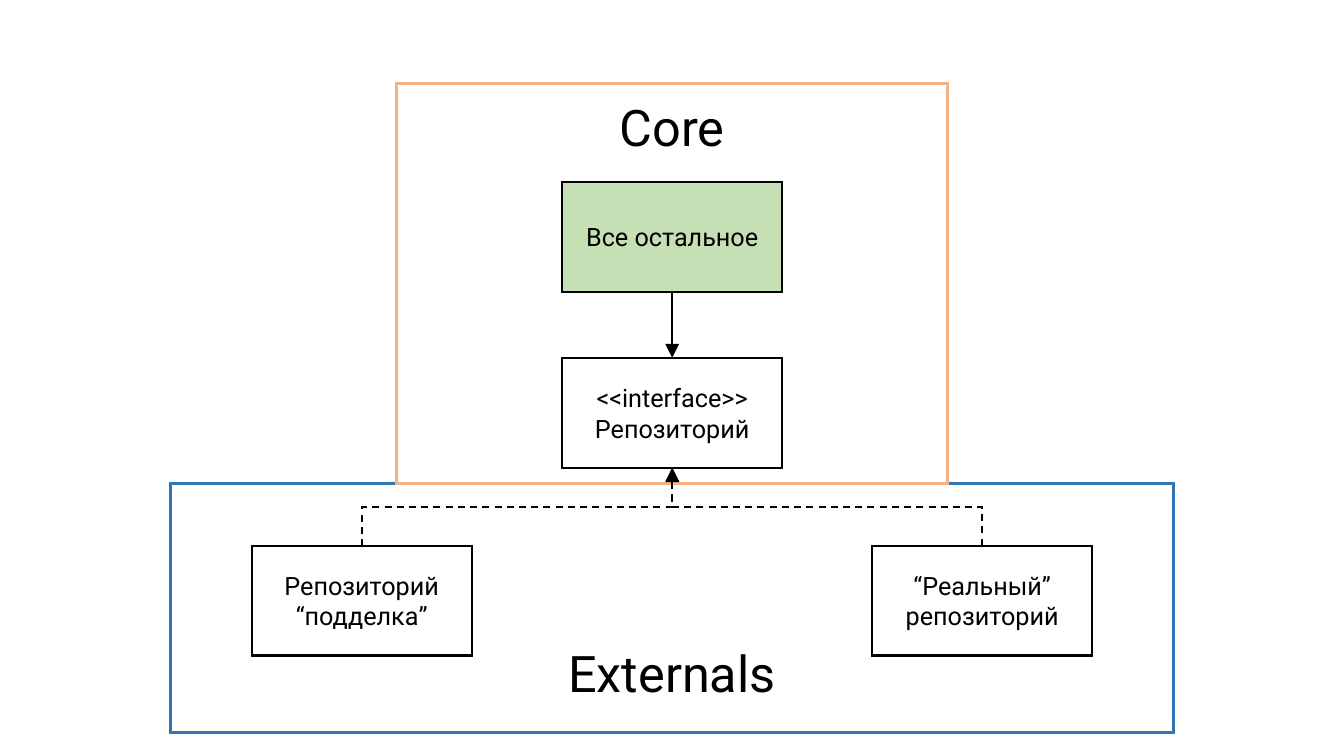
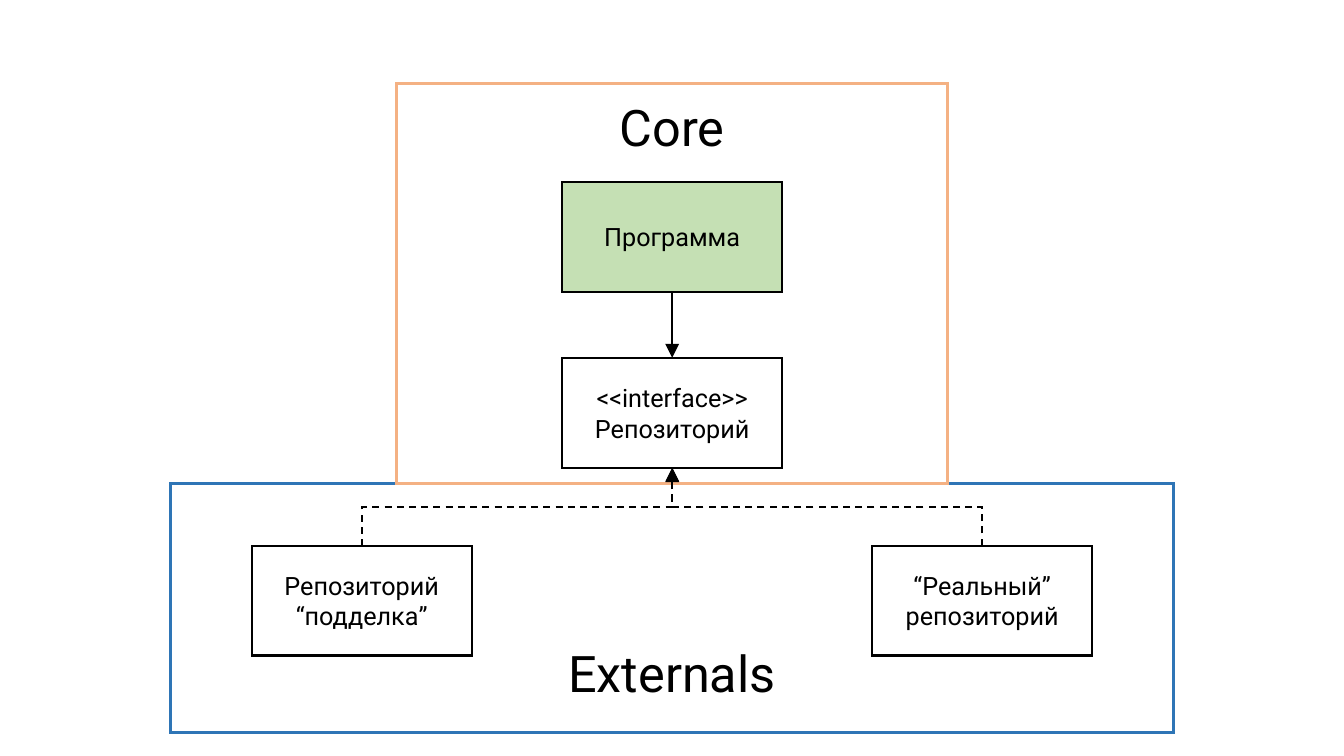
Before and after one commit to rkhaimov/brain-gym, a slide deck: slide 63 of Презентация.pptx (slide 52 before the commit). Drawn at 1344x756 pixels with LibreOffice and Linux fonts; fonts in the diff are those of the drawing. Boxes give left, top, right and bottom in pixels: in the first picture for what was removed or moved away, otherwise in the second. Text is boxed around its words. In the diff, an @@ line names an element or a change of style, - is before the commit and + after.

```diff
--- a/Презентация.pptx
+++ b/Презентация.pptx
@@ text in rectangle at bbox=[604, 228, 740, 251]: text changed @@
-Все остальное
+Программа
```
Also in this commit, not shown: 5 other slides changed, 12 slides added, 1 slide removed.
